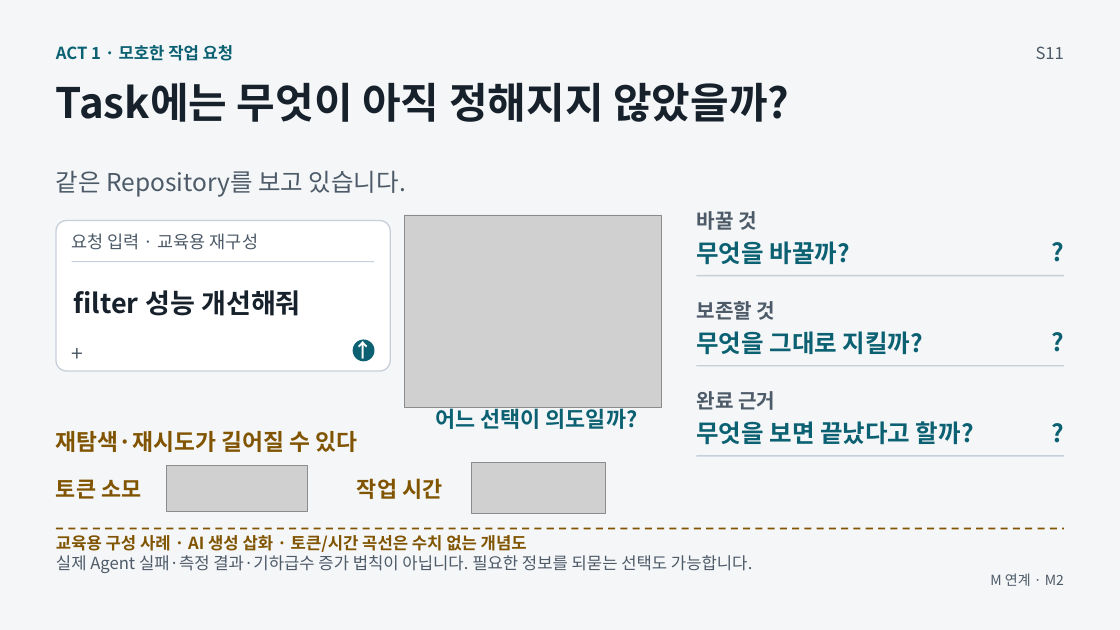
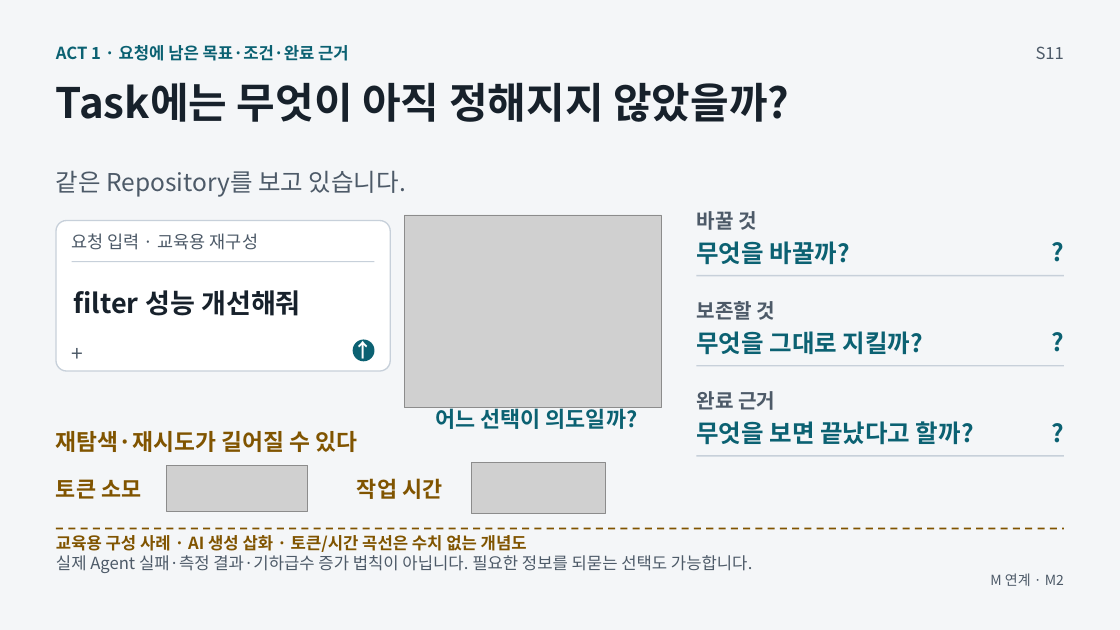
Before and after one commit to GideokKim/ai-dev-training, a slide deck: slide 1 of production/ACT_1.pptx. Drawn at 1120x630 pixels with LibreOffice and Linux fonts; fonts in the diff are those of the drawing; grey boxes stand for pictures. Boxes give left, top, right and bottom in pixels: in the first picture for what was removed or moved away, otherwise in the second. Text is boxed around its words. In the diff, an @@ line names an element or a change of style, - is before the commit and + after.

```diff
--- a/production/ACT_1.pptx
+++ b/production/ACT_1.pptx
@@ text at (56,45,349,61): text changed @@
-ACT 1 · 모호한 작업 요청
+ACT 1 · 요청에 남은 목표·조건·완료 근거
```
Also in this commit, not shown: 12 other slides changed, 46 other files.
